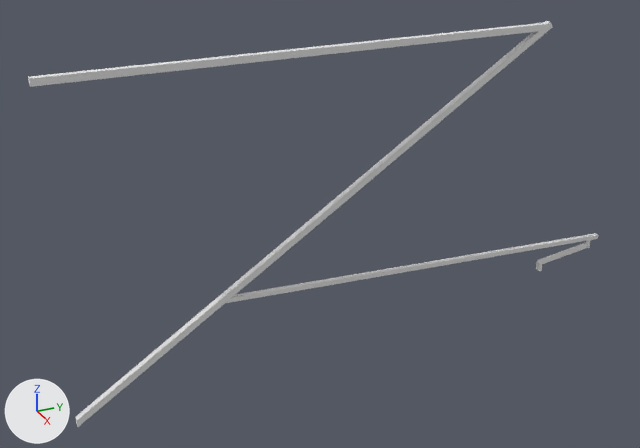
The OBJ model common/src/main/resources/assets/pantographsandwires/models/block/cantilever/single/5/cantilever_outer_8px.obj as it was, and as the next commit left it.
Before and after are seen from a 50 mm lens placed at (7.35, -1.93, 2.46), pointed at (0.37, 1.2, -1.03). Arrows for +X, +Y and +Z are at lower left; the lights stay in place. The first picture is the older version. Where no turn or scale is listed for an object, it has been applied to the vertices.

In view in the first picture: '12526c7c-c6b4-484f-99ce-51003865d9df', '45d53cc2-6517-489d-b325-9ac919160de5', '6839835a-bf27-4d5a-981d-9718a1191297', '97d557f9-f947-4622-9ebc-ba6ce2955c27', 'aa476ff3-8c42-4593-bdce-a9da111b156a', 'b4086c46-c456-4845-9c9d-6607b8570470'.
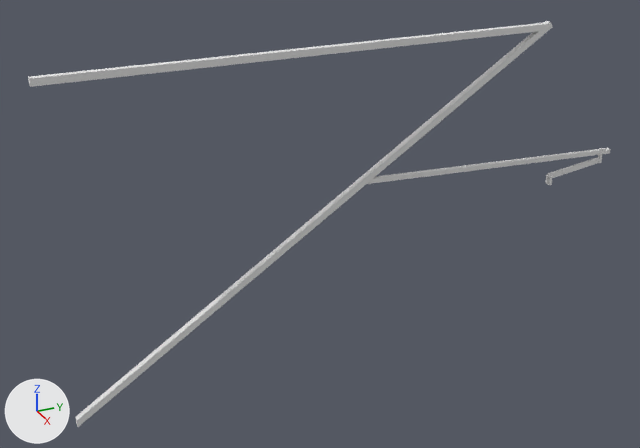
Edits to the bpy script that builds the scene:
```text
Add me_fc76a6c9_99a3_41dc_880e_6efb8fafabab:
    me_fc76a6c9_99a3_41dc_880e_6efb8fafabab.from_pydata([(0.509, 3.727, -0.882), (0.509, 4.377, -0.796), (0.509, 3.735, -0.944), (0.509, 4.385, -0.858), (0.491, 4.377, -0.796), (0.491, 3.727, -0.882), (0.491, 4.385, -0.858), (0.491, 3.735, -0.944)], [], [(3, 6, 4, 1), (2, 3, 1, 0), (7, 2, 0, 5), (6, 7, 5, 4), (5, 0, 1, 4), (6, 3, 2, 7)])
    me_fc76a6c9_99a3_41dc_880e_6efb8fafabab.materials.append(mat_m_53ac917a_6908_652e_015c_c53640b020ed)  # white #e7e7e7
Add me_a8dd008e_aa13_4d55_8f7b_a96b29d286d7:
    me_a8dd008e_aa13_4d55_8f7b_a96b29d286d7.from_pydata([(0.52, 1.67, -0.59), (0.52, 4.5, -0.72), (0.52, 1.6, -0.64), (0.52, 4.5, -0.76), (0.48, 4.5, -0.72), (0.48, 1.67, -0.59), (0.48, 4.5, -0.76), (0.48, 1.6, -0.64)], [], [(3, 6, 4, 1), (2, 3, 1, 0), (7, 2, 0, 5), (6, 7, 5, 4), (5, 0, 1, 4), (6, 3, 2, 7)])
    me_a8dd008e_aa13_4d55_8f7b_a96b29d286d7.materials.append(mat_m_53ac917a_6908_652e_015c_c53640b020ed)  # white #e7e7e7
Remove ob_12526c7c_c6b4_484f_99ce_51003865d9df:
    ob_12526c7c_c6b4_484f_99ce_51003865d9df = bpy.data.objects.new('12526c7c-c6b4-484f-99ce-51003865d9df', me_12526c7c_c6b4_484f_99ce_51003865d9df)
Remove ob_6839835a_bf27_4d5a_981d_9718a1191297:
    ob_6839835a_bf27_4d5a_981d_9718a1191297 = bpy.data.objects.new('6839835a-bf27-4d5a-981d-9718a1191297', me_6839835a_bf27_4d5a_981d_9718a1191297)
Remove ob_aa476ff3_8c42_4593_bdce_a9da111b156a:
    ob_aa476ff3_8c42_4593_bdce_a9da111b156a = bpy.data.objects.new('aa476ff3-8c42-4593-bdce-a9da111b156a', me_aa476ff3_8c42_4593_bdce_a9da111b156a)
Remove ob_b4086c46_c456_4845_9c9d_6607b8570470:
    ob_b4086c46_c456_4845_9c9d_6607b8570470 = bpy.data.objects.new('b4086c46-c456-4845-9c9d-6607b8570470', me_b4086c46_c456_4845_9c9d_6607b8570470)
Add ob_fc76a6c9_99a3_41dc_880e_6efb8fafabab:
    ob_fc76a6c9_99a3_41dc_880e_6efb8fafabab = bpy.data.objects.new('fc76a6c9-99a3-41dc-880e-6efb8fafabab', me_fc76a6c9_99a3_41dc_880e_6efb8fafabab)
    ob_fc76a6c9_99a3_41dc_880e_6efb8fafabab.location = (0.0, 0.0, 0.0)
Add ob_f8eaa610_c96e_4167_b3f3_be2d203efb5e:
    ob_f8eaa610_c96e_4167_b3f3_be2d203efb5e = bpy.data.objects.new('f8eaa610-c96e-4167-b3f3-be2d203efb5e', me_f8eaa610_c96e_4167_b3f3_be2d203efb5e)  # a box spanning x 0.4688..0.5312, y 3.7344..3.7656, z -1.0..-0.9063; in mat_m_d01e7a2a_8f73_2e81_4c23_374b2442e0d3 (white #e7e7e7)
    ob_f8eaa610_c96e_4167_b3f3_be2d203efb5e.location = (0.0, 0.0, 0.0)
Add ob_dda44e48_b20e_4c80_9f14_2f8b6eac4443:
    ob_dda44e48_b20e_4c80_9f14_2f8b6eac4443 = bpy.data.objects.new('dda44e48-b20e-4c80-9f14-2f8b6eac4443', me_dda44e48_b20e_4c80_9f14_2f8b6eac4443)  # a box spanning x 0.484..0.516, y 4.375..4.406, z -0.859..-0.703; in mat_m_53ac917a_6908_652e_015c_c53640b020ed (white #e7e7e7)
    ob_dda44e48_b20e_4c80_9f14_2f8b6eac4443.location = (0.0, 0.0, 0.0)
Add ob_a8dd008e_aa13_4d55_8f7b_a96b29d286d7:
    ob_a8dd008e_aa13_4d55_8f7b_a96b29d286d7 = bpy.data.objects.new('a8dd008e-aa13-4d55-8f7b-a96b29d286d7', me_a8dd008e_aa13_4d55_8f7b_a96b29d286d7)
    ob_a8dd008e_aa13_4d55_8f7b_a96b29d286d7.location = (0.0, 0.0, 0.0)
```

Location of each change, [x1, y1, x2, y2] in pixels of the pictures (640 x 448 px):
'6839835a-bf27-4d5a-981d-9718a1191297', deleted: before [226, 233, 598, 303]
'a8dd008e-aa13-4d55-8f7b-a96b29d286d7', added: after [367, 148, 611, 184]
'fc76a6c9-99a3-41dc-880e-6efb8fafabab', added: after [547, 157, 599, 179]
'b4086c46-c456-4845-9c9d-6607b8570470', deleted: before [537, 242, 587, 265]
'f8eaa610-c96e-4167-b3f3-be2d203efb5e', added: after [545, 175, 552, 185]
'aa476ff3-8c42-4593-bdce-a9da111b156a', deleted: before [536, 262, 542, 271]
'dda44e48-b20e-4c80-9f14-2f8b6eac4443', added: after [598, 148, 603, 163]
'12526c7c-c6b4-484f-99ce-51003865d9df', deleted: before [586, 234, 591, 248]
